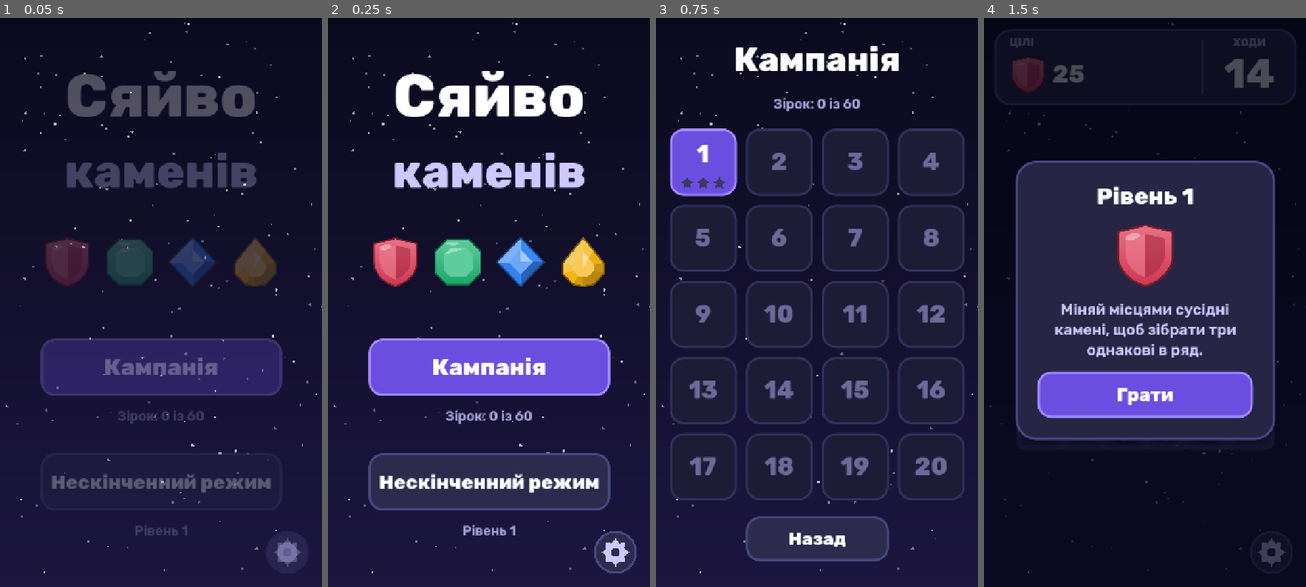
Above: before the commit, frames 1-4 (left to right).
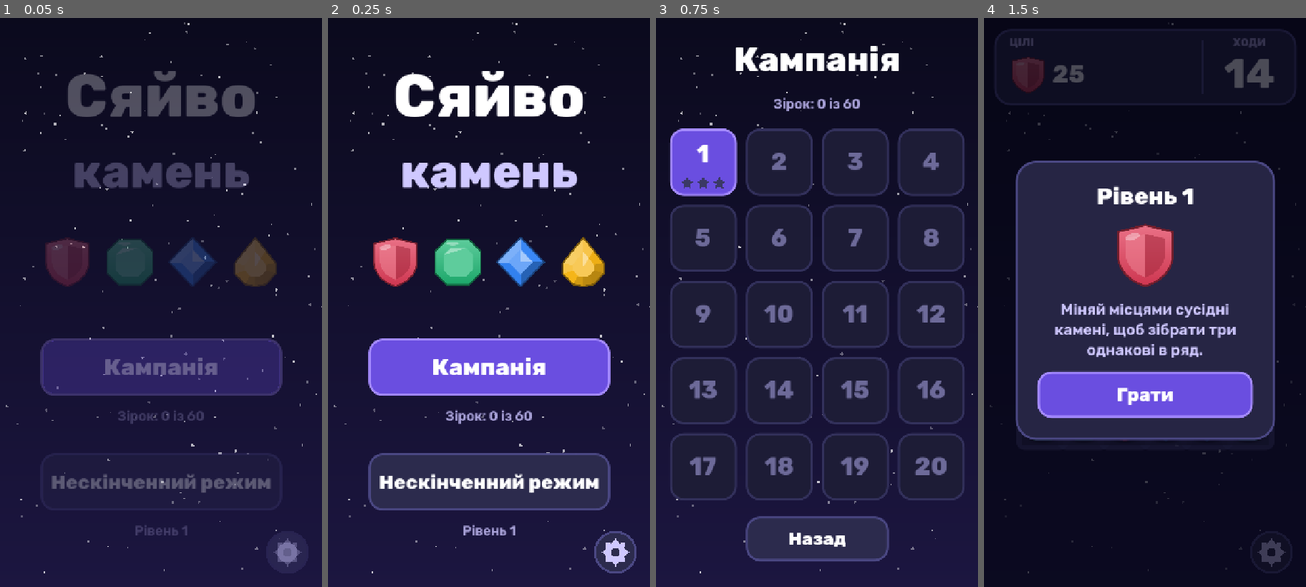
Above: after the commit, the same moments.

Repository: pizdezmen/3v
Game: Godot game, scene res://scenes/main.tscn
Two runs of this game, one before a commit and one after it. Both use one fixed random seed, a clock stepped at 60 frames per second and the inputs below.
Inputs:
- Up to frame 1 (0.05 s): no input
- Up to frame 2 (0.25 s): no input
- Up to frame 3 (0.75 s): click "Кампанія" at 0.5 s
- Up to frame 4 (1.5 s): click "1" at 1.25 s

The runs differ from the first frame. In frame 1, 1.6% of the frame differs, in the area x 20-80%, y 23-30%; in frame 2, 1.9%; in frame 3, nothing differs; in frame 4, nothing differs.

Commit message:
Назва гри: Сяйво камень
Co-Authored-By: Claude Fable 5.2 <noreply@anthropic.com>
Claude-Session: https://claude.ai/code/session_01GrBXe2te6QH59CnASU2Y8a

Diff:
--- a/project.godot
+++ b/project.godot
@@ -3,7 +3,7 @@
 
 [application]
 
-config/name="Сяйво каменів"
+config/name="Сяйво камень"
 config/description="Фентезі-гра три в ряд"
 config/version="0.1.0"
 run/main_scene="res://scenes/main.tscn"
--- a/scripts/ui/menu.gd
+++ b/scripts/ui/menu.gd
@@ -13,7 +13,7 @@
 	add_child(col)
 
 	var t1 := Art.label("Сяйво", 132)
-	var t2 := Art.label("каменів", 104, Art.LILAC)
+	var t2 := Art.label("камень", 104, Art.LILAC)
 	col.add_child(t1)
 	col.add_child(t2)
 
Not shown, changed: export_presets.cfg
Not shown, changed: TODO.md
